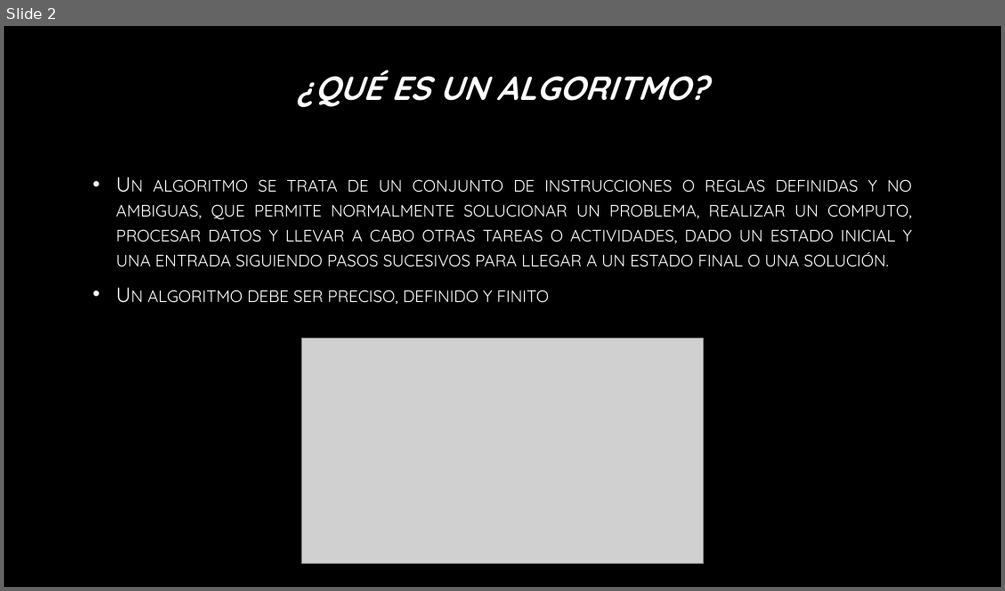
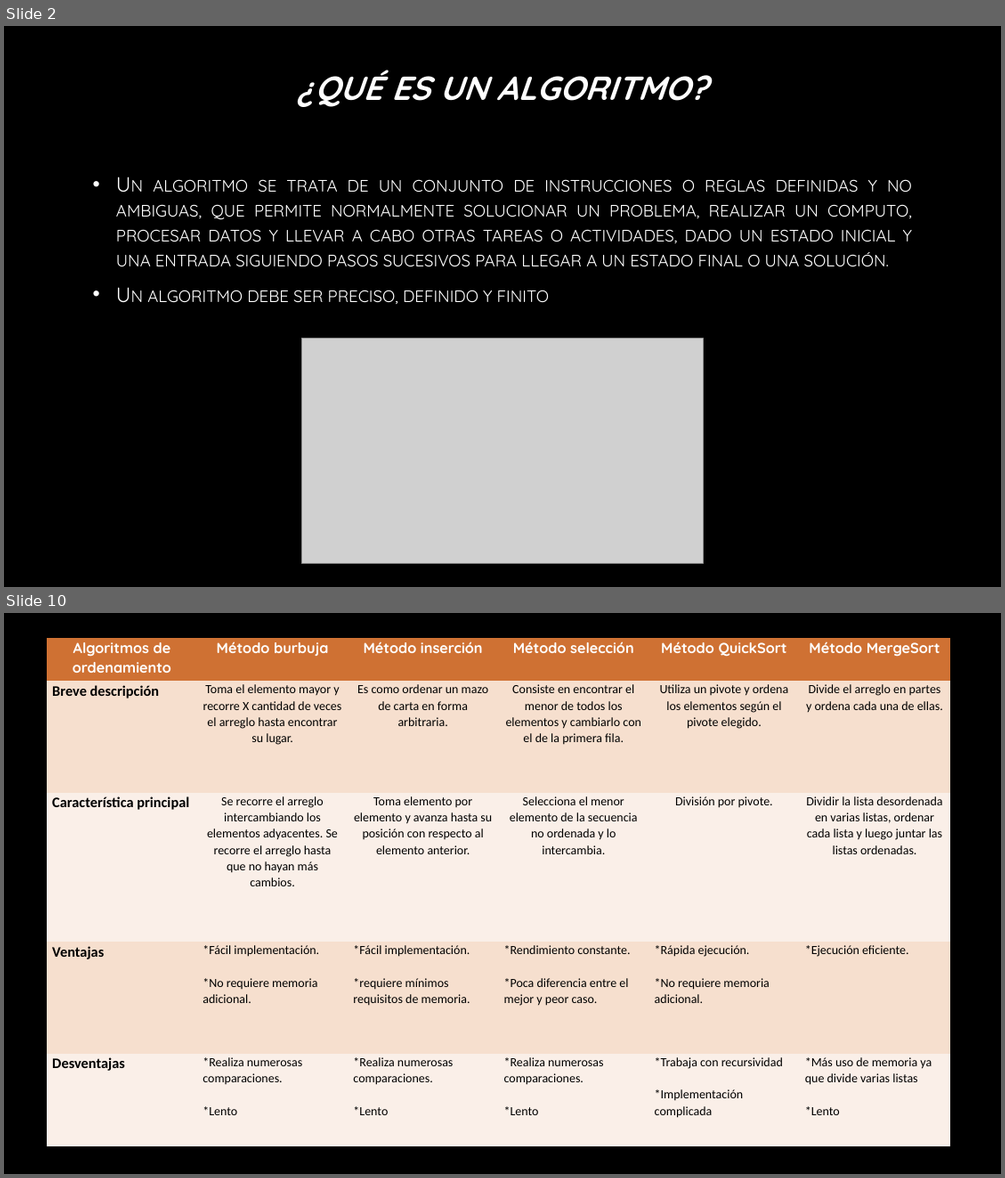
Before and after one commit to Elias99garcia/Trabajo-integrador, a slide deck: Metodos de ordenamiento.pptx. Shown one above the other, each under a label of ours: slide 2 before the commit, slides 2 and 10 after it; the slides between them are not shown. The pictures are 1005x591 and 1005x1178 pixels, drawn with LibreOffice and Linux fonts; fonts in the diff are those of the drawing; grey boxes stand for pictures; background and template pictures are left out. Boxes give left, top, right and bottom in pixels: in the first picture for what was removed or moved away, otherwise in the second. Text is boxed around its words. In the diff, an @@ line names an element or a change of style, - is before the commit and + after.

```diff
--- a/Metodos de ordenamiento.pptx
+++ b/Metodos de ordenamiento.pptx
@@ slide 10 added at (4,613,1001,1174), background picture (left out) @@
@@ table added at (47,638,948,1147), 5 rows, 6 columns @@
+Algoritmos de ordenamiento | Método burbuja | Método inserción | Método selección | Método QuickSort | Método MergeSort
+Breve descripción | Toma el elemento mayor y recorre X cantidad de veces el arreglo hasta encontrar su lugar. | Es como ordenar un mazo de carta en forma arbitraria. | Consiste en encontrar el menor de todos los elementos y cambiarlo con el de la primera fila. | Utiliza un pivote y ordena los elementos según el pivote elegido. | Divide el arreglo en partes y ordena cada una de ellas.
+Característica principal | Se recorre el arreglo intercambiando los elementos adyacentes. Se recorre el arreglo hasta que no hayan más cambios. | Toma elemento por elemento y avanza hasta su posición con respecto al elemento anterior. | Selecciona el menor elemento de la secuencia no ordenada y lo intercambia. | División por pivote. | Dividir la lista desordenada en varias listas, ordenar cada lista y luego juntar las listas ordenadas.
+Ventajas | *Fácil implementación. / *No requiere memoria adicional. | *Fácil implementación. / *requiere mínimos requisitos de memoria. | *Rendimiento constante. / *Poca diferencia entre el mejor y peor caso. | *Rápida ejecución. / *No requiere memoria adicional. | *Ejecución eficiente.
+Desventajas | *Realiza numerosas comparaciones. / *Lento | *Realiza numerosas comparaciones. / *Lento | *Realiza numerosas comparaciones. / *Lento | *Trabaja con recursividad / *Implementación complicada | *Más uso de memoria ya que divide varias listas / *Lento
```
Also in this commit, not shown: 2 slides changed, 5 other slides added, 1 other file.
